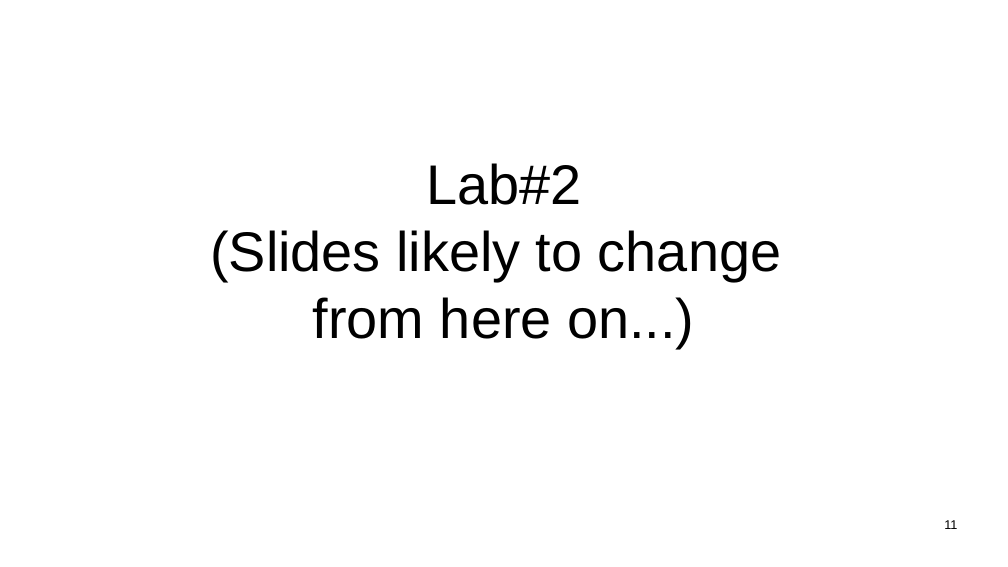
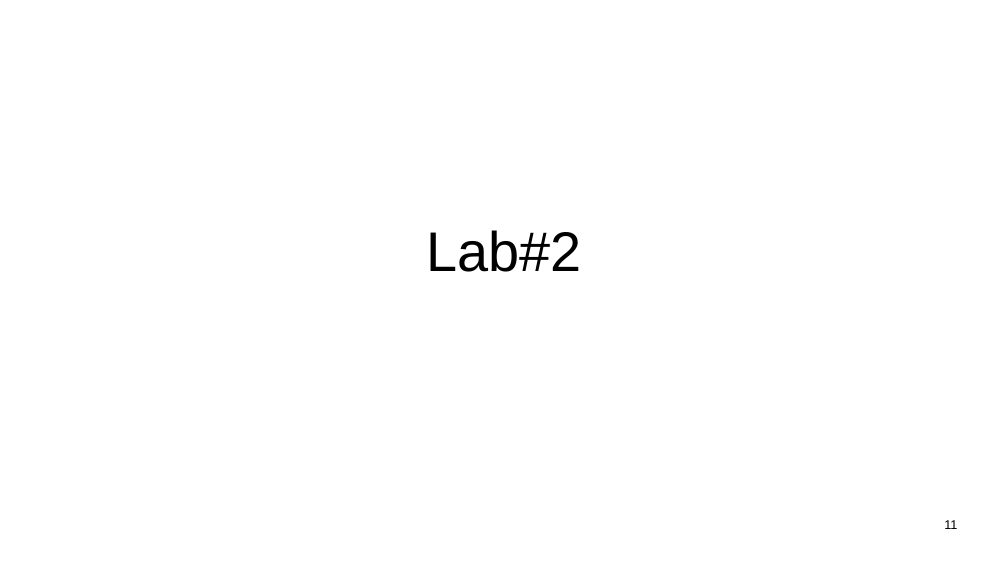
Before and after one commit to sftcd/witidtm, a slide deck: slide 11 of lectures/2026-2027/labs.odp. Drawn at 1008x567 pixels with LibreOffice and Linux fonts; fonts in the diff are those of the drawing. Boxes give left, top, right and bottom in pixels: in the first picture for what was removed or moved away, otherwise in the second. Text is boxed around its words. In the diff, an @@ line names an element or a change of style, - is before the commit and + after.

```diff
--- a/lectures/2026-2027/labs.odp
+++ b/lectures/2026-2027/labs.odp
@@ title at [426, 230, 581, 272]: text changed @@
-Lab#2
-(Slides likely to change
-from here on...)
+Lab#2
```
Also in this commit, not shown: 1 other slide changed, 3 slides removed, 3 other files.
